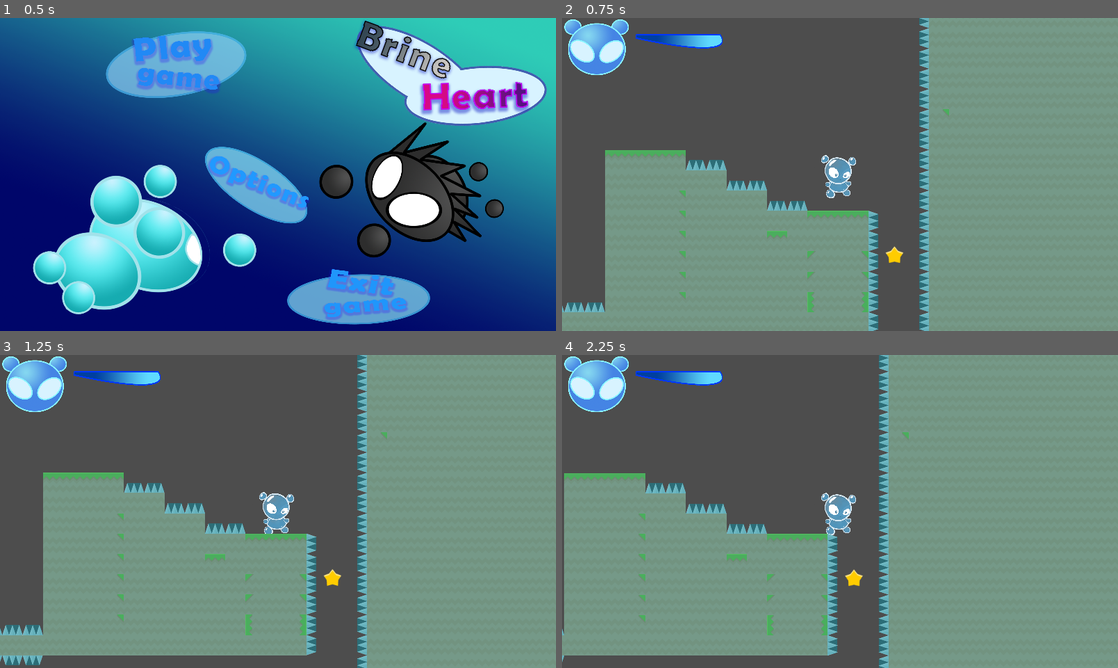
Above: before the commit, frames 1-4 (two rows, left to right).
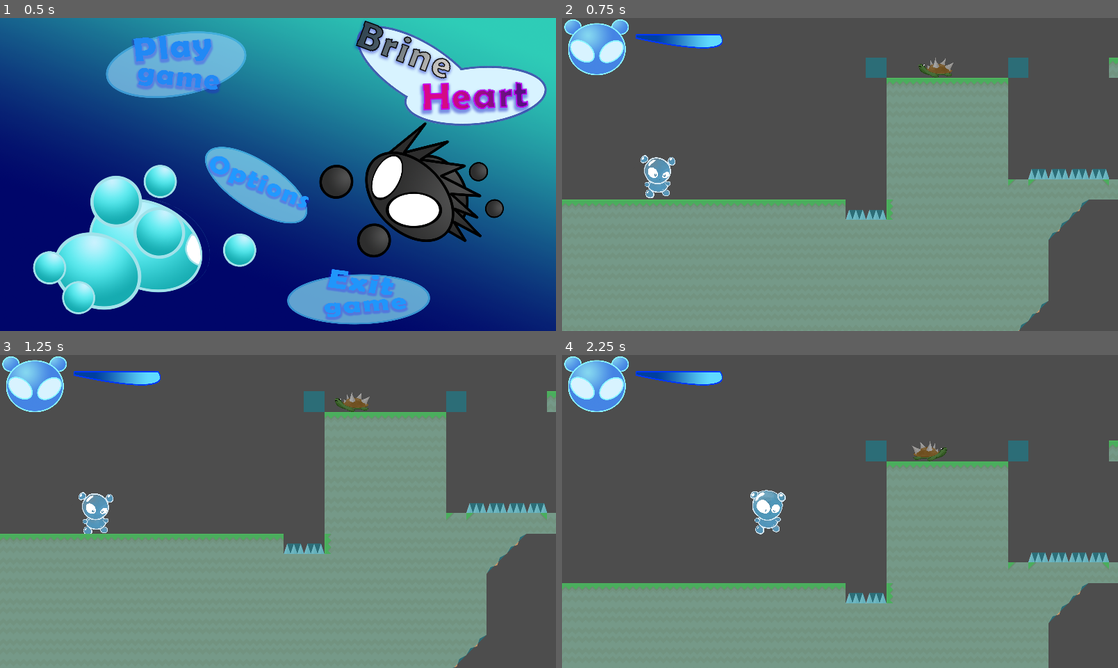
Above: after the commit, the same moments.

Repository: pondus314/bubbles-game-jam
Game: Godot game, scene res://main_node.tscn
Same seed, same stepped clock (60 frames per second), same inputs: the game is played once before the commit and once after it.
Inputs (mouse positions are in pixels of both pictures, inside the frame that each line leads up to):
- Up to frame 1 (0.5 s): no input
- Up to frame 2 (0.75 s): click (739, 64) at 0.5 s
- Up to frame 3 (1.25 s): no input
- Up to frame 4 (2.25 s): hold D (move_right) from 1.28 s (still down); tap Space (float) at 1.35 s; tap W (jump) at 1.52, 1.55, 1.82, 2.1 s

Frame 1 is identical in both runs. In frame 2, 35% of the frame differs, in the area x 0-100%, y 0-100%; in frame 3, 38%; in frame 4, 44%.

Commit message:
fix floating animation

Diff:
--- a/Nodes/player.tscn
+++ b/Nodes/player.tscn
@@ -8,7 +8,6 @@
 [ext_resource type="Texture2D" uid="uid://b3c1wqls5vbig" path="res://Sprites/Player/Inflating/inflating0004.png" id="4_ici7w"]
 [ext_resource type="Texture2D" uid="uid://cb06l7stajmn" path="res://Sprites/Player/idle/idle2.png" id="4_ji608"]
 [ext_resource type="Texture2D" uid="uid://dnwgwms3bqhxs" path="res://Sprites/Player/idle/idle3.png" id="5_rkj53"]
-[ext_resource type="Texture2D" uid="uid://dl6t2o5cv5obt" path="res://Sprites/Player/Inflating/inflating0006.png" id="5_yme3y"]
 [ext_resource type="Texture2D" uid="uid://b5ojj6u56xkmn" path="res://Sprites/Player/idle/idle4.png" id="6_ea6or"]
 [ext_resource type="Texture2D" uid="uid://cxp6dgsry2kx5" path="res://Sprites/Player/Inflating/inflating0008.png" id="6_px3im"]
 [ext_resource type="Texture2D" uid="uid://fpn8ars0ano8" path="res://Sprites/Player/Inflating/inflating0010.png" id="7_c3wqt"]
@@ -44,15 +43,6 @@
 }, {
 "duration": 1.0,
 "texture": ExtResource("4_ici7w")
-}, {
-"duration": 1.0,
-"texture": ExtResource("5_yme3y")
-}, {
-"duration": 1.0,
-"texture": ExtResource("6_px3im")
-}, {
-"duration": 1.0,
-"texture": ExtResource("7_c3wqt")
 }],
 "loop": false,
 "name": &"inflating",
@@ -81,7 +71,7 @@
 [node name="MainSprite" type="AnimatedSprite2D" parent="."]
 scale = Vector2(0.187, 0.2)
 sprite_frames = SubResource("SpriteFrames_d4ino")
-animation = &"idle"
+animation = &"inflating"
 autoplay = "idle"
 
 [node name="MovementHitbox" type="CollisionShape2D" parent="."]
--- a/Scenes/level_1.tscn
+++ b/Scenes/level_1.tscn
@@ -11,7 +11,7 @@
 position = Vector2(10549, -1577)
 
 [node name="CharacterBody2D" parent="." instance=ExtResource("1_ty2c0")]
-position = Vector2(358, -329)
+position = Vector2(338, -26)
 max_float_time = 0.5
 heavy_movement_accel = 600
 heavy_max_speed = 900.0
--- a/Scenes/level_2.tscn
+++ b/Scenes/level_2.tscn
@@ -8,7 +8,7 @@
 [node name="Node2D2" type="Node2D"]
 
 [node name="CharacterBody2D" parent="." instance=ExtResource("1_2l6s5")]
-position = Vector2(10892, -206)
+position = Vector2(336, -307)
 max_float_time = 0.5
 heavy_movement_accel = 600
 heavy_max_speed = 900.0
--- a/Scripts/GameManager.gd
+++ b/Scripts/GameManager.gd
@@ -94,14 +94,12 @@
 
 
 func unpause_game() -> void:
-	print("beeee")
 	get_tree().paused = false
 	game_paused = false
 	main_scene.show()
 	hud.show()
 	gui.hide()
 	current_state = GameState.GAME
-	print("unpausing game")
 
 func quit_game() -> void:
 	get_tree().quit()
--- a/Scripts/player.gd
+++ b/Scripts/player.gd
@@ -27,7 +27,7 @@
 var jump_state = JumpState.FALLING
 var float_left: float
 var extra_weight = 0.0
-
+var deflation_queued = false
 @onready var main_sprite:AnimatedSprite2D = $MainSprite
 @onready var collider: Area2D = $Collider
 
@@ -120,6 +120,13 @@
 	if jump_state == JumpState.FLOATING:
 		if stop_float or float_left < 0.0:
 			jump_state = JumpState.FALLING
+			print("baa")
+			if main_sprite.animation == "inflating":
+				print("queueing deflation")
+				deflation_queued = true
+			else:
+				print("playing deflation")
+				main_sprite.play("inflating", 0.5, true)
 
 
 
@@ -133,12 +140,12 @@
 	float_left = clamp(float_left, 0, max_float_time*(1-extra_weight))
 
 func _on_main_sprite_animation_finished():
+	print(main_sprite.animation)
 	if jump_state == JumpState.FLOATING:
 		main_sprite.play("looping")
-
-	if jump_state == JumpState.FALLING:
-		main_sprite.play("inflating", 0.5, true)
+	elif deflation_queued:
+		main_sprite.play("inflating", -1, true)
+		deflation_queued = false
+		print("playing deflation")
 	else:
-		main_sprite.stop()
-
-	pass
+		main_sprite.play("idle")
--- a/main_node.tscn
+++ b/main_node.tscn
@@ -608,11 +608,6 @@
 size_flags_horizontal = 2
 size_flags_vertical = 2
 
-[node name="AspectRatioContainer" type="AspectRatioContainer" parent="HUD/Bubble Girl UI"]
-layout_mode = 0
-offset_right = 40.0
-offset_bottom = 40.0
-
 [node name="Bubblegirl_UI_Head" type="TextureRect" parent="HUD/Bubble Girl UI"]
 layout_mode = 1
 anchors_preset = -1
Not shown: 1 places in Nodes/player.tscn that only renumber resources
